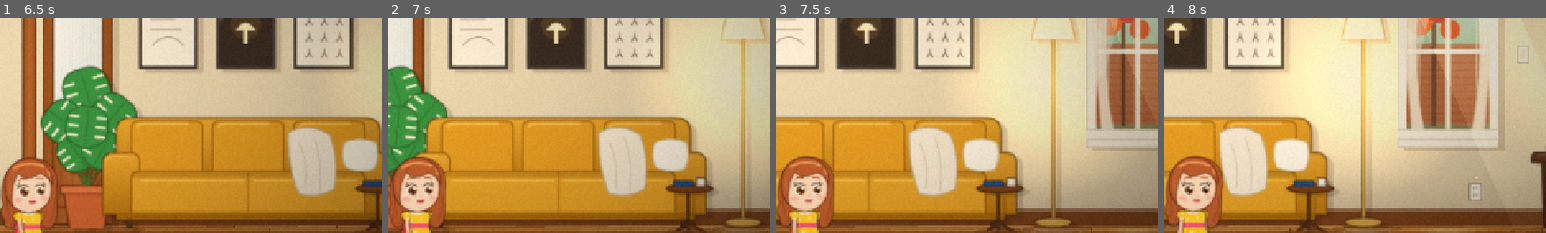
Above: before the commit, frames 1-4 (left to right).
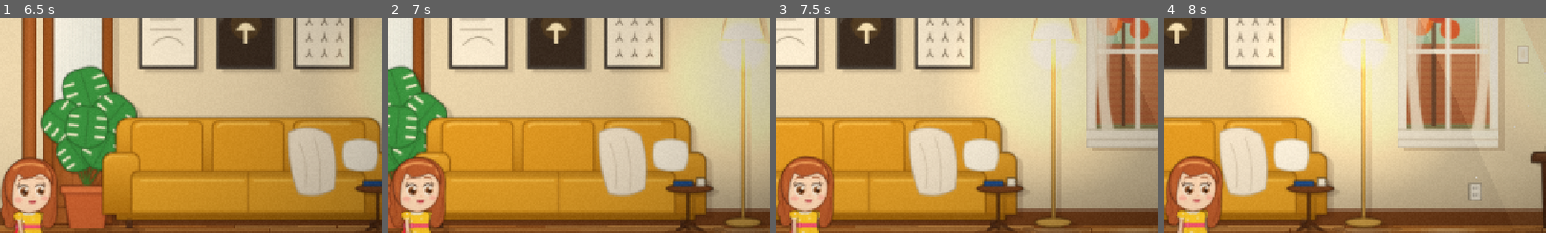
Above: after the commit, the same moments.

Repository: jullmg/jeux
Game: Godot game, scene res://scenes/house.tscn
The game is run twice, just before and just after one commit, with the same random seed, the same clock (stepped at 60 frames per second) and the same inputs. This scene is started directly instead of the project's main scene.
Inputs (mouse positions are % of the whole screen's width and height, from its top left):
- Up to frame 1 (6.5 s): tap Enter (ui_accept) at 0.5, 0.77, 1.07, 1.52, 1.82, 3.02, 3.32, 3.77, 4.07, 4.52, 4.82, 6.02, 6.32 s; move the mouse to (45, 70) at 0.52 s; hold Right (ui_right) 0.53-2.03 s; click (45, 70) at 0.67 s; move the mouse to (80, 65) at 1.27 s; move the mouse to (20, 35) at 2.02 s; hold Left (ui_left) 2.03-4.28 s; move the mouse to (55, 50) at 2.77 s; click (55, 50) at 2.92 s; move the mouse to (35, 25) at 3.52 s; move the mouse to (72, 45) at 4.27 s; hold Right (ui_right) from 4.28 s (still down); move the mouse to (30, 55) at 5.02 s; click (30, 55) at 5.17 s; move the mouse to (60, 28) at 5.77 s
- Up to frame 2 (7 s): keep holding Right (ui_right); move the mouse to (45, 70) at 6.52 s; tap Enter (ui_accept) at 6.77 s
- Up to frame 3 (7.5 s): keep holding Right (ui_right); tap Enter (ui_accept) at 7.07 s; move the mouse to (80, 65) at 7.27 s; click (80, 65) at 7.42 s
- Up to frame 4 (8 s): keep holding Right (ui_right); tap Enter (ui_accept) at 7.52, 7.82 s
The pictures show only the part of the screen within x 50-100%, y 35-85%; the shares and areas given below are measured in that part.

Frame 1 is identical in both runs. In frame 2, 0.6% of the frame differs, in the area x 88-98%, y 9-23%; in frame 3, 0.9%; in frame 4, 1.1%, in the area x 46-58%, y 3-24%.

Commit message:
Charlotte: turn the lights on and off
Each room's wall switch toggles its ceiling light (the globe pendant in the salon, the
fairy lights in the bedroom) and dims the room; the salon's floor lamp toggles on click.
Interior._switchable makes it reusable for other interiors.

Co-Authored-By: Claude Opus 5.5 <noreply@anthropic.com>

Diff:
--- a/Charlotte/scenes/house.gd
+++ b/Charlotte/scenes/house.gd
@@ -15,6 +15,13 @@
 const CHACHA_DOOR_X := 3120.0
 const BEDROOM_DOOR_X := 6440.0
 
+# Lights that the switches and the floor lamp turn on and off.
+var _vestibule_light: Sprite2D
+var _salon_pendant: Sprite2D
+var _floor_lamp: Array = []
+var _hall_lights: Array = []
+var _bedroom_lights: FairyLights
+
 
 func _ready() -> void:
 	_build_shell()
@@ -22,6 +29,7 @@
 	_build_salon()
 	_build_hallway()
 	_build_bedroom()
+	_build_switches()
 	_spawn_charlotte(470.0)
 	_build_doors()
 	_enter_area(BEDROOM if _charlotte.position.x >= BEDROOM.x else HALL)
@@ -47,6 +55,15 @@
 	add_child(shell)
 
 
+# The wall switch in each room, and the salon's floor lamp (click the lamp itself).
+func _build_switches() -> void:
+	_switchable(_switch_area(250.0, 330.0), 250.0, [_vestibule_light], Vector2(0.0, VESTIBULE_END))
+	_switchable(_switch_area(1780.0, 330.0), 1790.0, [_salon_pendant], Vector2(VESTIBULE_END, SALON_END))
+	_switchable(Rect2(1470.0, 230.0, 110.0, 370.0), 1525.0, _floor_lamp)
+	_switchable(_switch_area(2480.0, 330.0), 2490.0, _hall_lights, Vector2(SALON_END, HALL.y))
+	_switchable(_switch_area(BEDROOM.x + 1300.0, 330.0), BEDROOM.x + 1310.0, [_bedroom_lights], BEDROOM)
+
+
 func _build_doors() -> void:
 	# Front door (its glass door leaf inside the vestibule frame) → back to the street.
 	add_child(DoorSpot.make(Rect2(370, 204, 170, 396), func():
@@ -92,7 +109,7 @@
 	_put(InteriorArt.backpack(), 40.0, 616.0, 0.9, "floor")
 	_put(InteriorArt.boots(), 540.0, 612.0, 0.8, "floor")
 	_put(InteriorArt.floor_clutter(), 150.0, 622.0)
-	_ceiling_light(320.0)
+	_vestibule_light = _ceiling_light(320.0)
 	_put(InteriorArt.oak_doorway(), VESTIBULE_END, WALL_BASE)
 	_put(InteriorArt.oak_glass_door(), VESTIBULE_END + 230.0, WALL_BASE, 1.0, "wall")
 
@@ -104,20 +121,19 @@
 	for i in 3:
 		_put(InteriorArt.poster(i), 1030.0 + i * 130.0, 340.0, 0.85, "wall")
 	_put(InteriorArt.floor_lamp(), 1470.0, 604.0, 0.9, "floor")
-	_glow(Vector2(1524.0, 360.0), 200.0, Color(1.0, 0.82, 0.5, 0.4))
+	_floor_lamp = [_glow(Vector2(1524.0, 360.0), 200.0, Color(1.0, 0.82, 0.5, 0.4)), _glow(Vector2(1524.0, 300.0), 46.0, Color(1.0, 0.95, 0.75, 0.55))]
 	_put(InteriorArt.sofa(), 960.0, 606.0, 0.85, "floor")
 	_put(InteriorArt.side_table(), 1390.0, 610.0, 0.8, "floor")
 	_put(InteriorArt.window(170.0, 300.0), 1580.0, 470.0, 1.0, "wall")
 	_daylight(Vector2(1580.0, 170.0), 170.0, 0.12)
 	_plate(1780.0, 330.0, false)
 	_put(InteriorArt.dining_table(), 1780.0, 606.0, 0.85, "floor")
-	_pendant(1984.0, 310.0)
+	_salon_pendant = _pendant(1984.0, 310.0)
 	_put(InteriorArt.black_shelf(), 2110.0, WALL_BASE, 0.7, "floor")
 
 
 func _build_hallway() -> void:
-	_ceiling_light(2600.0)
-	_ceiling_light(3200.0)
+	_hall_lights = [_ceiling_light(2600.0), _ceiling_light(3200.0)]
 	_put(InteriorArt.runner(980.0), 2320.0, 690.0)
 	_put(InteriorArt.black_coats(), 2330.0, 470.0, 0.8, "wall")
 	_put(InteriorArt.photo_row(), 2520.0, 260.0, 0.8, "wall")
@@ -131,7 +147,7 @@
 	_put(InteriorArt.monstera(), 3300.0, 606.0, 0.55, "floor")
 	_put(InteriorArt.kitchen(), KITCHEN_START, WALL_BASE)
 	_daylight(Vector2(KITCHEN_START + 322.0, 260.0), 126.0, 0.1)
-	_ceiling_light(KITCHEN_START + 200.0)
+	_hall_lights.append(_ceiling_light(KITCHEN_START + 200.0))
 
 
 func _build_bedroom() -> void:
@@ -158,7 +174,7 @@
 	_put(InteriorArt.panel_door(), BEDROOM_DOOR_X, WALL_BASE)
 	_candle(Vector2(x + 30.0 + 262.0 * 0.85, 606.0 - 240.0 * 0.85), 80.0)
 	_put(InteriorArt.bunting(440.0), x + 650.0, 230.0)
-	_fairy_lights(x + 40.0, 40)
+	_bedroom_lights = _fairy_lights(x + 40.0, 40)
 
 
 # Paper sign taped to the bedroom door, each letter in a different marker colour.
--- a/Charlotte/world/interior.gd
+++ b/Charlotte/world/interior.gd
@@ -130,11 +130,36 @@
 	add_child(shadow)
 
 
-func _fairy_lights(from_x: float, count: int) -> void:
+func _fairy_lights(from_x: float, count: int) -> FairyLights:
 	var lights := FairyLights.new()
 	lights.from_x = from_x
 	lights.count = count
 	add_child(lights)
+	return lights
+
+
+## Something to click to turn lights on and off (a wall switch, a lamp): `lights` show only while it's on.
+## With a `room` (x from, x to), that room also dims while it's off. Call it after the room's furniture
+## (the dimming goes over it) and before _spawn_charlotte (she stays bright).
+func _switchable(area: Rect2, stand_x: float, lights: Array, room := Vector2.ZERO) -> void:
+	var dark: Polygon2D
+	if room != Vector2.ZERO:
+		dark = Polygon2D.new()
+		dark.polygon = PackedVector2Array([Vector2(room.x, 0), Vector2(room.y, 0), Vector2(room.y, VIEW.y), Vector2(room.x, VIEW.y)])
+		dark.color = Color(0.04, 0.03, 0.1, 0.3)
+		dark.visible = false
+		add_child(dark)
+	add_child(DoorSpot.make(area, func():
+		var on: bool = not lights[0].visible
+		for light in lights:
+			light.visible = on
+		if dark:
+			dark.visible = not on, stand_x))
+
+
+## A wall switch drawn by _plate(x, y, false): its clickable area.
+func _switch_area(x: float, y: float) -> Rect2:
+	return Rect2(x - 10.0, y - 44.0, 42.0, 54.0)
 
 
 # ── Light ───────────────────────────────────────────────────────
@@ -177,17 +202,17 @@
 	add_child(motes)
 
 
-func _ceiling_light(x: float) -> void:
+func _ceiling_light(x: float) -> Sprite2D:
 	var fixture := Polygon2D.new()
 	fixture.polygon = PackedVector2Array([Vector2(-30, 0), Vector2(30, 0), Vector2(22, 12), Vector2(-22, 12)])
 	fixture.color = Color("#F7F5EF")
 	fixture.position = Vector2(x, CEILING)
 	add_child(fixture)
-	_glow(Vector2(x, CEILING + 20.0), 220.0, Color(1.0, 0.92, 0.75, 0.22))
+	return _glow(Vector2(x, CEILING + 20.0), 220.0, Color(1.0, 0.92, 0.75, 0.22))
 
 
 ## Globe pendant hanging from a ceiling medallion down to y; it sways very gently.
-func _pendant(x: float, y: float) -> void:
+func _pendant(x: float, y: float) -> Sprite2D:
 	_put(InteriorArt.medallion(), x - 40.0, CEILING + 60.0)
 	var pivot := Node2D.new()
 	pivot.position = Vector2(x, CEILING + 20.0)
@@ -205,6 +230,7 @@
 	var glow := _glow(Vector2(x, y), 260.0, Color(1.0, 0.88, 0.6, 0.35))
 	glow.reparent(pivot)
 	_swaying.append(pivot)
+	return glow
 
 
 ## A candle flame's glow at `at`, flickering.
Not shown, changed: Charlotte/.claude/CLAUDE.md
